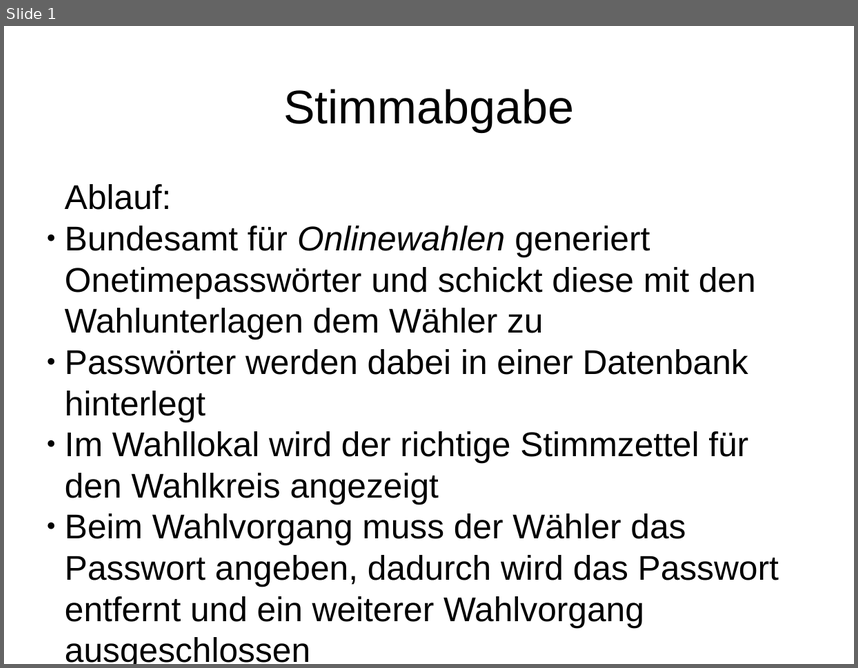
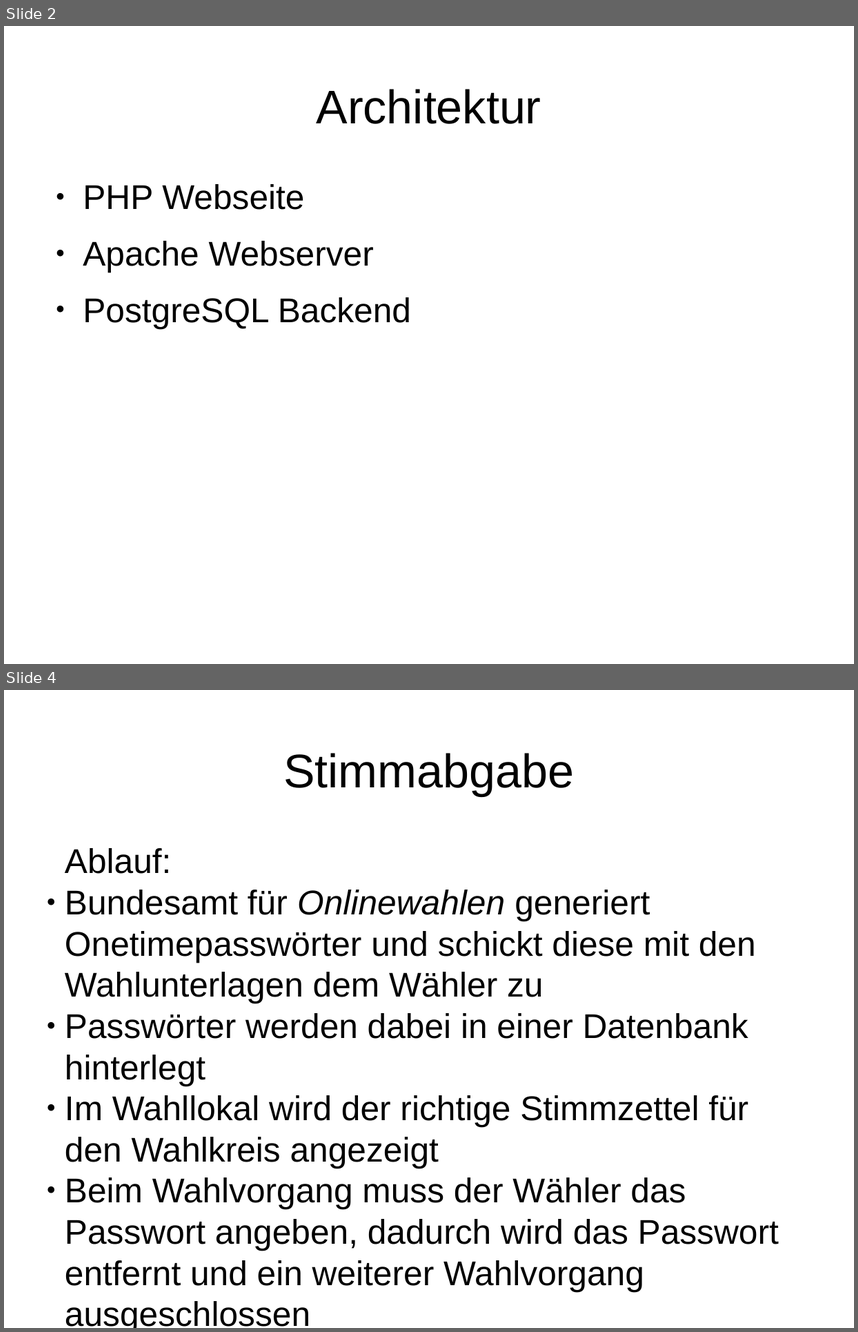
Before and after one commit to cyberfuzzie/db-exercise-ws1314, a slide deck: praesentation.odp. Shown one above the other, each under a label of ours: slide 1 before the commit, slides 2 and 4 after it; the slides between them are not shown. The pictures are 858x668 and 858x1332 pixels, drawn with LibreOffice and Linux fonts; fonts in the diff are those of the drawing. Boxes give left, top, right and bottom in pixels: in the first picture for what was removed or moved away, otherwise in the second. Text is boxed around its words. In the diff, an @@ line names an element or a change of style, - is before the commit and + after.

```diff
--- a/praesentation.odp
+++ b/praesentation.odp
@@ slide 2 added at [4,26,854,664], background #FFFFFF @@
@@ title added at [317,89,542,124], 44 pt, text #000000 @@
+Architektur
@@ text added at [83,184,411,328], 32 pt, text #000000 @@
+● PHP Webseite
+● Apache Webserver
+● PostgreSQL Backend
@@ what was slide 1 is now slide 4 @@
```
Also in this commit, not shown: 2 other slides added.
